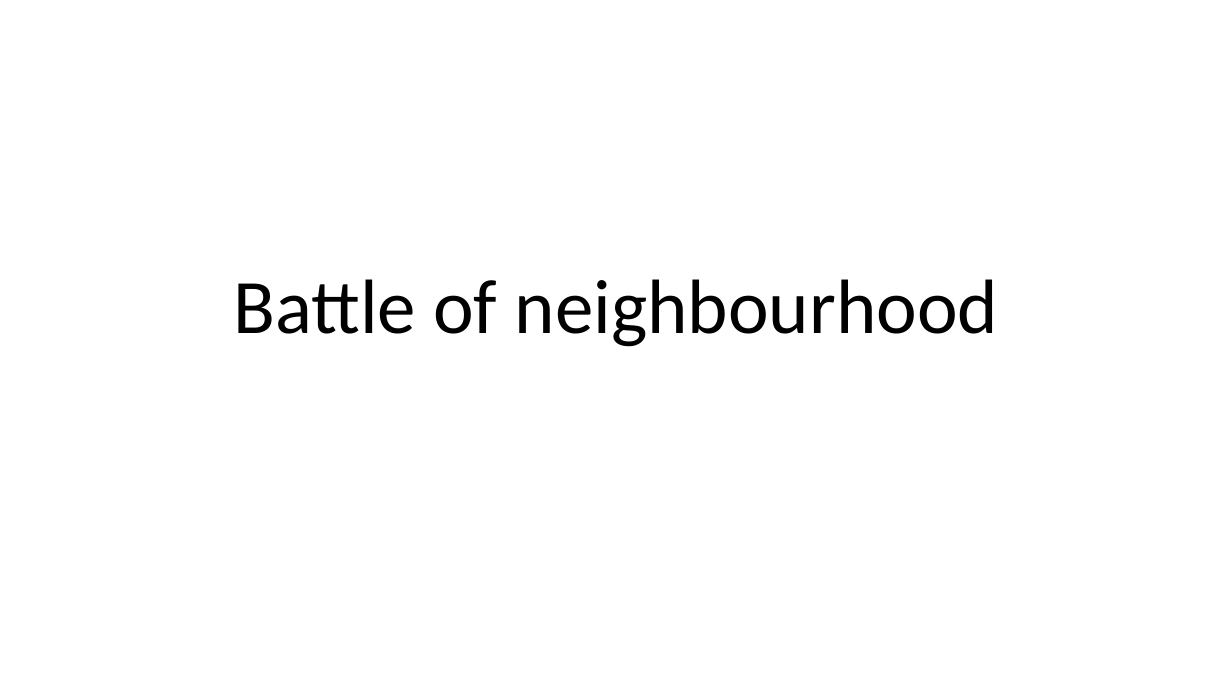
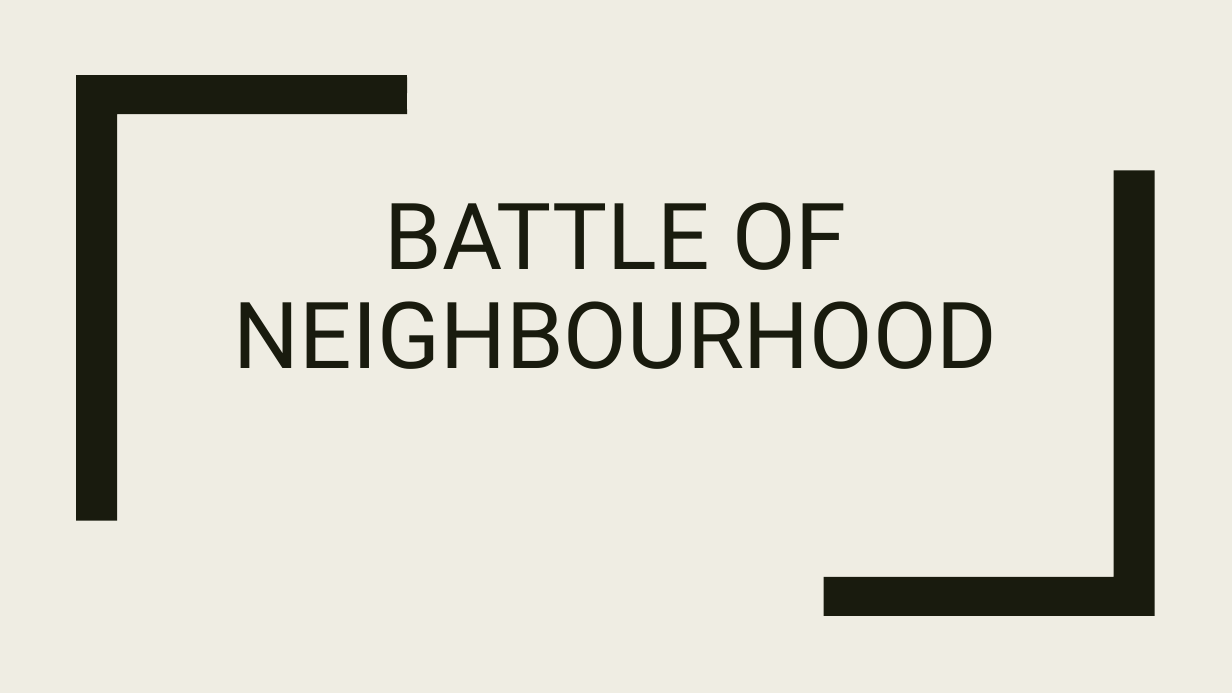
Before and after one commit to muthu5/Coursera_Capstone, a slide deck: slide 1 of Deck.pptx. Drawn at 1232x693 pixels with LibreOffice and Linux fonts; fonts in the diff are those of the drawing. Boxes give left, top, right and bottom in pixels: in the first picture for what was removed or moved away, otherwise in the second. Text is boxed around its words. In the diff, an @@ line names an element or a change of style, - is before the commit and + after.

```diff
--- a/Deck.pptx
+++ b/Deck.pptx
@@ background #FFFFFF to #EFEDE3 @@
@@ freeform shape added at (x1=76, y1=75, x2=407, y2=520), fill #191B0E @@
@@ freeform shape added at (x1=824, y1=170, x2=1155, y2=616), fill #191B0E @@
@@ title at (x1=234, y1=202, x2=997, y2=369): text changed; size 60 to 72 pt; font Calibri to Roboto; text colour #000000 to #191B0E @@
-Battle of neighbourhood
+BATTLE OF NEIGHBOURHOOD
```
Also in this commit, not shown: 6 other slides changed, 3 slides added, 1 other file.
